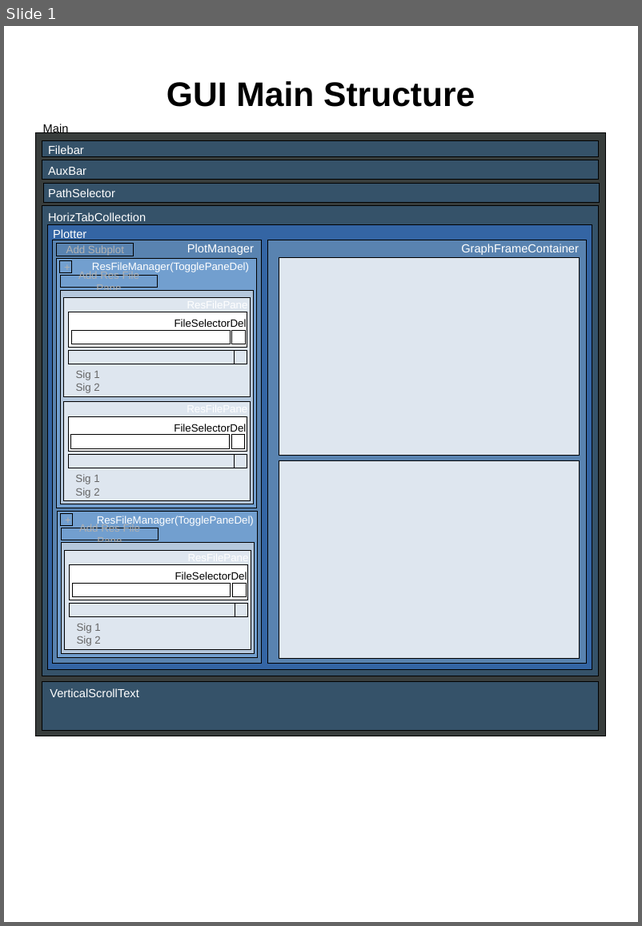
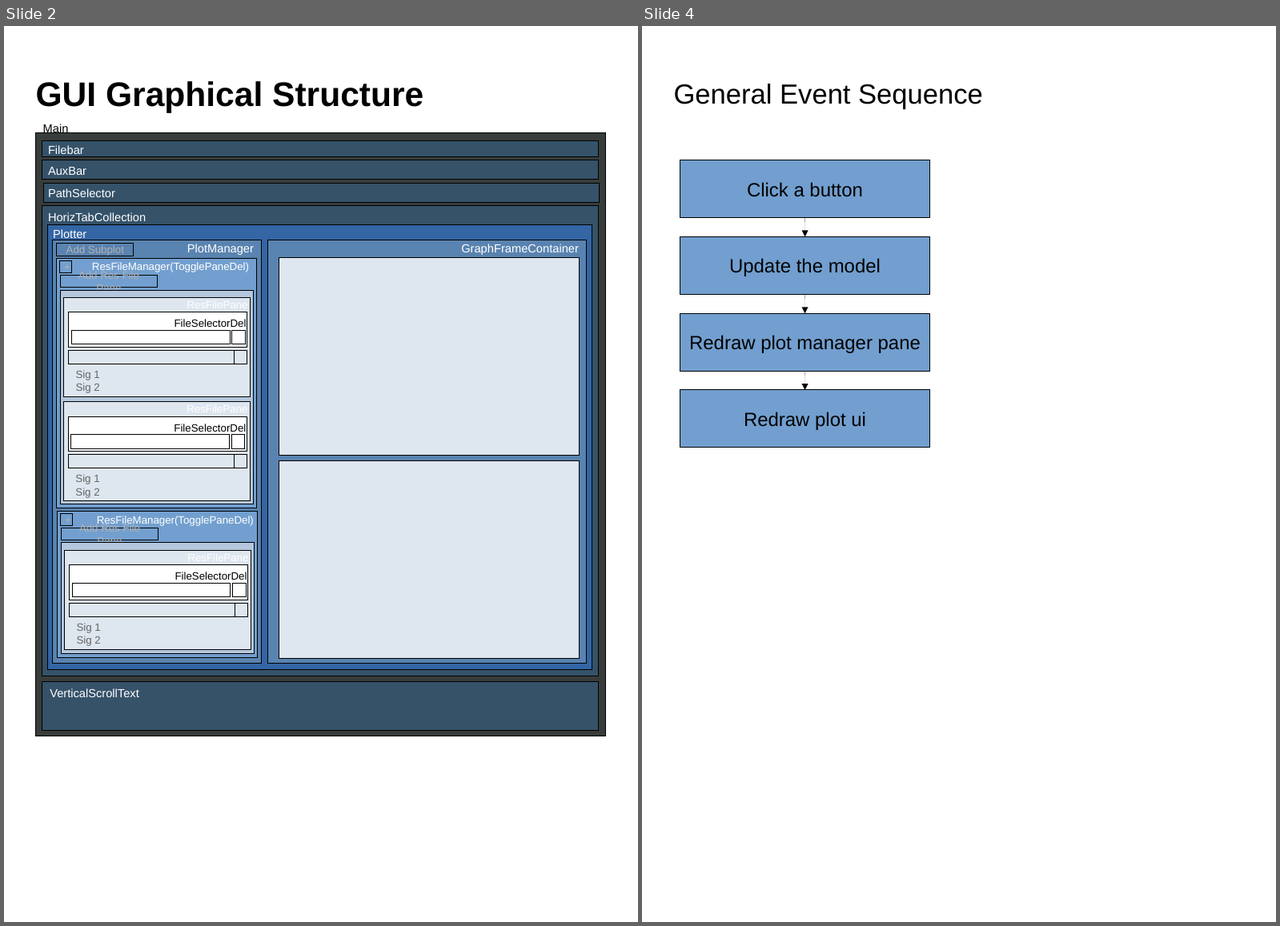
Before and after one commit to fzappate/MidnightScienceGUI, a slide deck: docs/GUI Guide.odp. Shown side by side, each under a label of ours: slide 1 before the commit, slides 2 and 4 after it; the slides between them are not shown. The pictures are 642x926 and 1280x926 pixels, drawn with LibreOffice and Linux fonts; fonts in the diff are those of the drawing. Boxes give left, top, right and bottom in pixels: in the first picture for what was removed or moved away, otherwise in the second. Text is boxed around its words. In the diff, an @@ line names an element or a change of style, - is before the commit and + after.

```diff
--- a/docs/GUI Guide.odp
+++ b/docs/GUI Guide.odp
@@ slide 4 added at (x1=642, y1=26, x2=1276, y2=922), background #FFFFFF @@
@@ title added at (x1=674, y1=84, x2=983, y2=109), 26 pt, text #000000 @@
+General Event Sequence
@@ rectangle added at (x1=680, y1=160, x2=929, y2=217), fill #729FCF, outline #000000 0 pt, 18 pt, text #000000 @@
+Click a button
@@ arrow added from (804, 217) to (804, 236), #000000 0 pt @@
@@ rectangle added at (x1=680, y1=236, x2=929, y2=294), fill #729FCF, outline #000000 0 pt, 18 pt, text #000000 @@
+Update the model
@@ rectangle added at (x1=680, y1=313, x2=929, y2=371), fill #729FCF, outline #000000 0 pt, 18 pt, text #000000 @@
+Redraw plot manager pane
@@ arrow added from (804, 294) to (804, 313), #000000 0 pt @@
@@ arrow added from (804, 371) to (804, 390), #000000 0 pt @@
@@ rectangle added at (x1=680, y1=390, x2=929, y2=448), fill #729FCF, outline #000000 0 pt, 18 pt, text #000000 @@
+Redraw plot ui
@@ what was slide 1 is now slide 2 @@
@@ slide 2 changed as well @@
@@ title at (x1=36, y1=81, x2=423, y2=113): text changed @@
-GUI Main Structure
+GUI Graphical Structure
```
Also in this commit, not shown: 2 other slides added.
